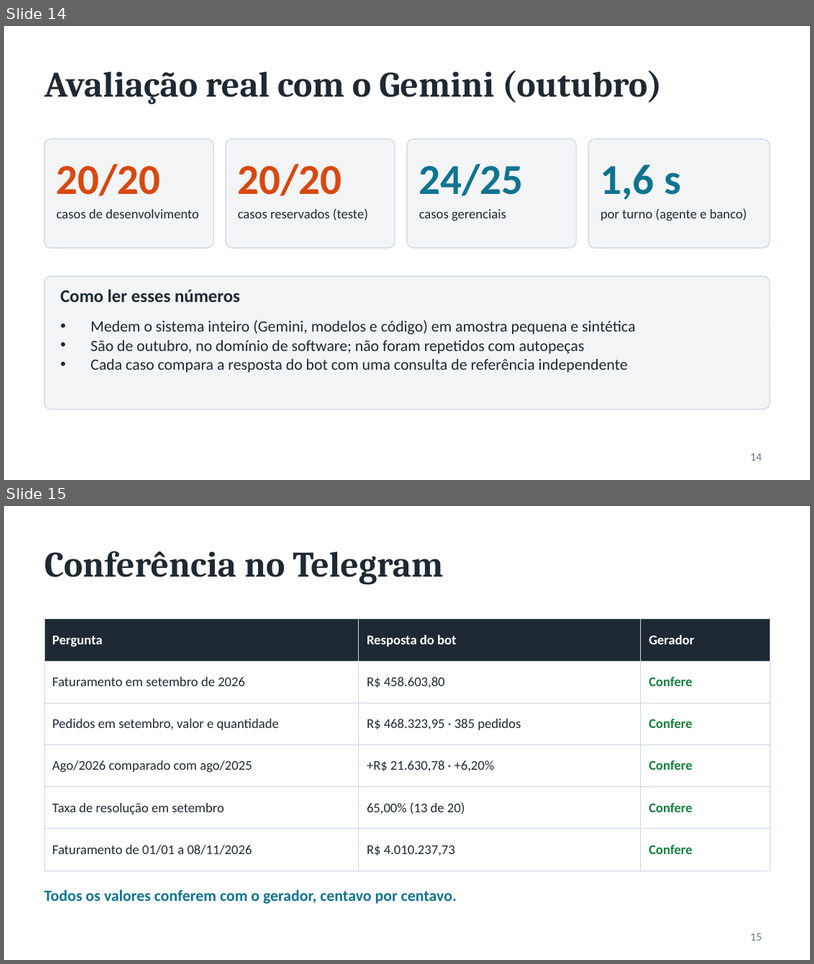
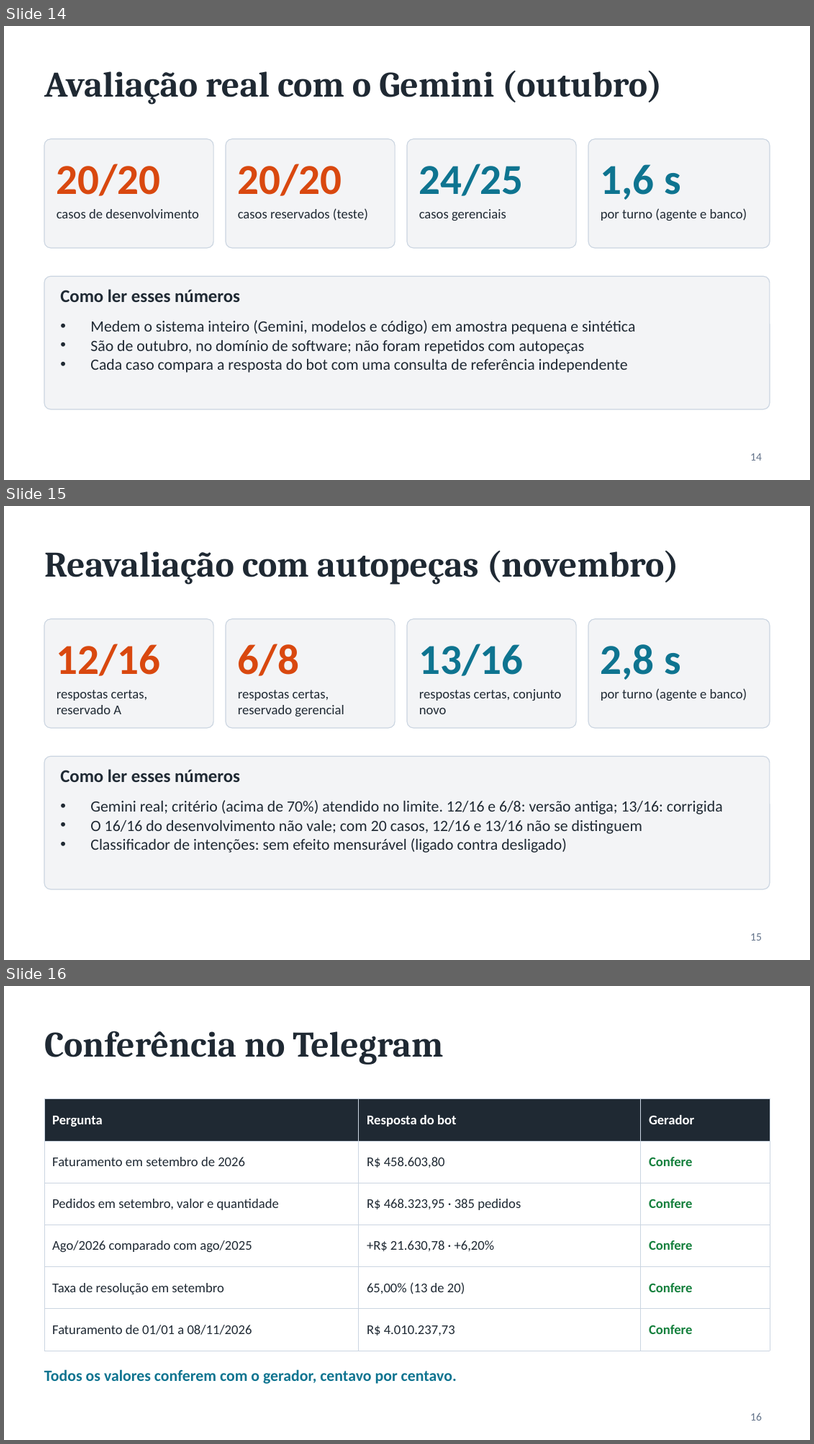
Before and after one commit to arthurhassuma/Asst.-Conversacional-de-BI-via-Aplicativo-de-Mensagens-com-IA, a slide deck: docs/entregaveis/apresentacao-projeto.pptx. Shown one above the other, each under a label of ours: slides 14 and 15 before the commit, slides 14, 15 and 16 after it. The pictures are 814x964 and 814x1444 pixels, drawn with LibreOffice and Linux fonts; fonts in the diff are those of the drawing. Boxes give left, top, right and bottom in pixels: in the first picture for what was removed or moved away, otherwise in the second. Text is boxed around its words. In the diff, an @@ line names an element or a change of style, - is before the commit and + after.

```diff
--- a/docs/entregaveis/apresentacao-projeto.pptx
+++ b/docs/entregaveis/apresentacao-projeto.pptx
@@ slide 15 added at bbox=[4, 506, 810, 960], background #FFFFFF @@
@@ title added at bbox=[44, 551, 679, 584], 32 pt, text #1F2933, bold @@
+Reavaliação com autopeças (novembro)
@@ rounded rectangle added at bbox=[44, 619, 214, 728], fill #F3F4F6, outline #CBD5E1 0.75 pt @@
@@ rounded rectangle added at bbox=[226, 619, 395, 728], fill #F3F4F6, outline #CBD5E1 0.75 pt @@
@@ rounded rectangle added at bbox=[407, 619, 576, 728], fill #F3F4F6, outline #CBD5E1 0.75 pt @@
@@ rounded rectangle added at bbox=[589, 619, 770, 728], fill #F3F4F6, outline #CBD5E1 0.75 pt @@
@@ text added at bbox=[57, 644, 161, 676], 38 pt, text #D9480F, bold @@
+12/16
@@ text added at bbox=[238, 644, 299, 676], 38 pt, text #D9480F, bold @@
+6/8
@@ text added at bbox=[419, 644, 524, 676], 38 pt, text #0E7490, bold @@
+13/16
@@ text added at bbox=[601, 644, 682, 680], 38 pt, text #0E7490, bold @@
+2,8 s
@@ text added at bbox=[57, 690, 148, 714], 12 pt, text #1F2933 @@
+respostas certas, reservado A
@@ text added at bbox=[238, 690, 345, 716], 12 pt, text #1F2933 @@
+respostas certas, reservado gerencial
@@ text added at bbox=[419, 689, 561, 714], 12 pt, text #1F2933 @@
+respostas certas, conjunto novo
@@ text added at bbox=[601, 688, 748, 700], 12 pt, text #1F2933 @@
+por turno (agente e banco)
@@ rounded rectangle added at bbox=[44, 756, 770, 889], fill #F3F4F6, outline #CBD5E1 0.75 pt @@
@@ text added at bbox=[60, 769, 240, 782], 16 pt, text #1F2933, bold @@
+Como ler esses números
@@ text added at bbox=[90, 800, 723, 852], 14 pt, text #1F2933 @@
+• Gemini real; critério (acima de 70%) atendido no limite. 12/16 e 6/8: versão antiga; 13/16: corrigida
+• O 16/16 do desenvolvimento não vale; com 20 casos, 12/16 e 13/16 não se distinguem
+• Classificador de intenções: sem efeito mensurável (ligado contra desligado)
@@ page number added at bbox=[751, 933, 762, 940], 10 pt, text #64748B @@
+15
@@ what was slide 15 is now slide 16 @@
@@ page number at bbox=[751, 1412, 762, 1420]: text changed @@
-15
+16
```
Also in this commit, not shown: 5 slides changed, 7 other files.
